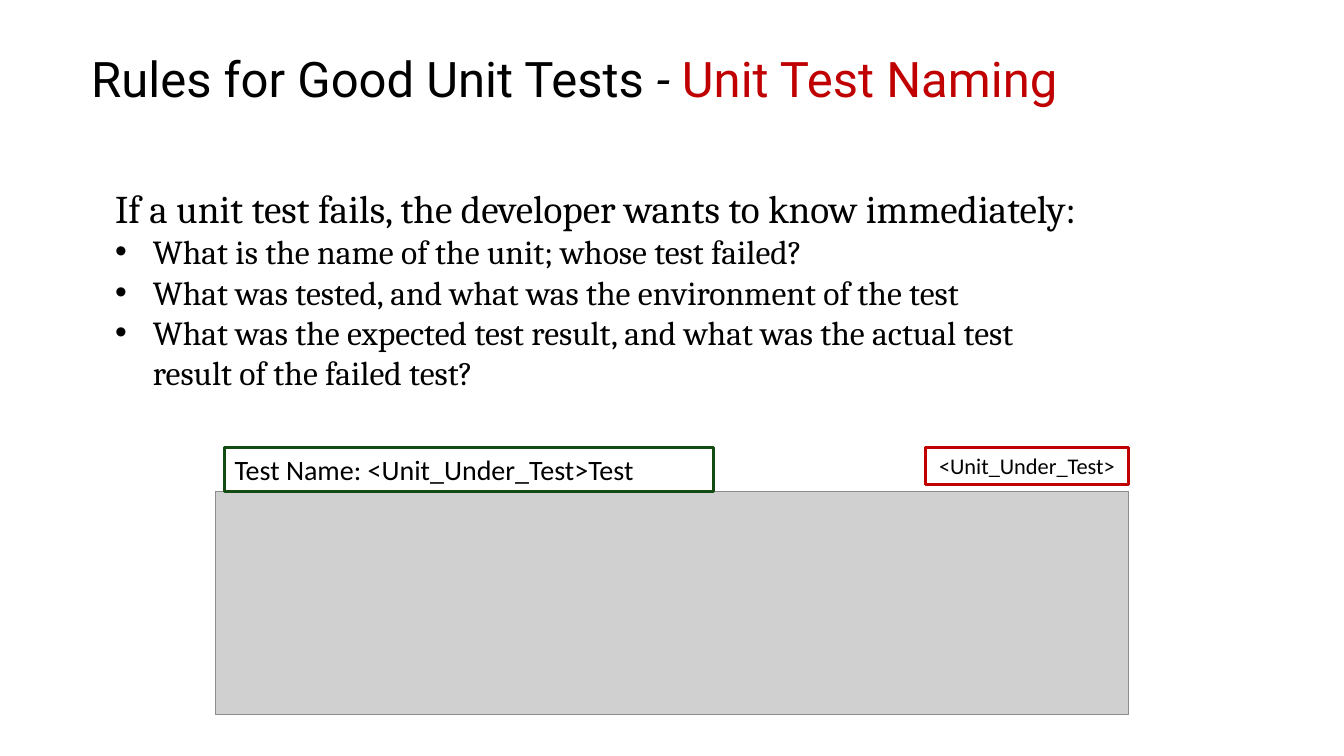
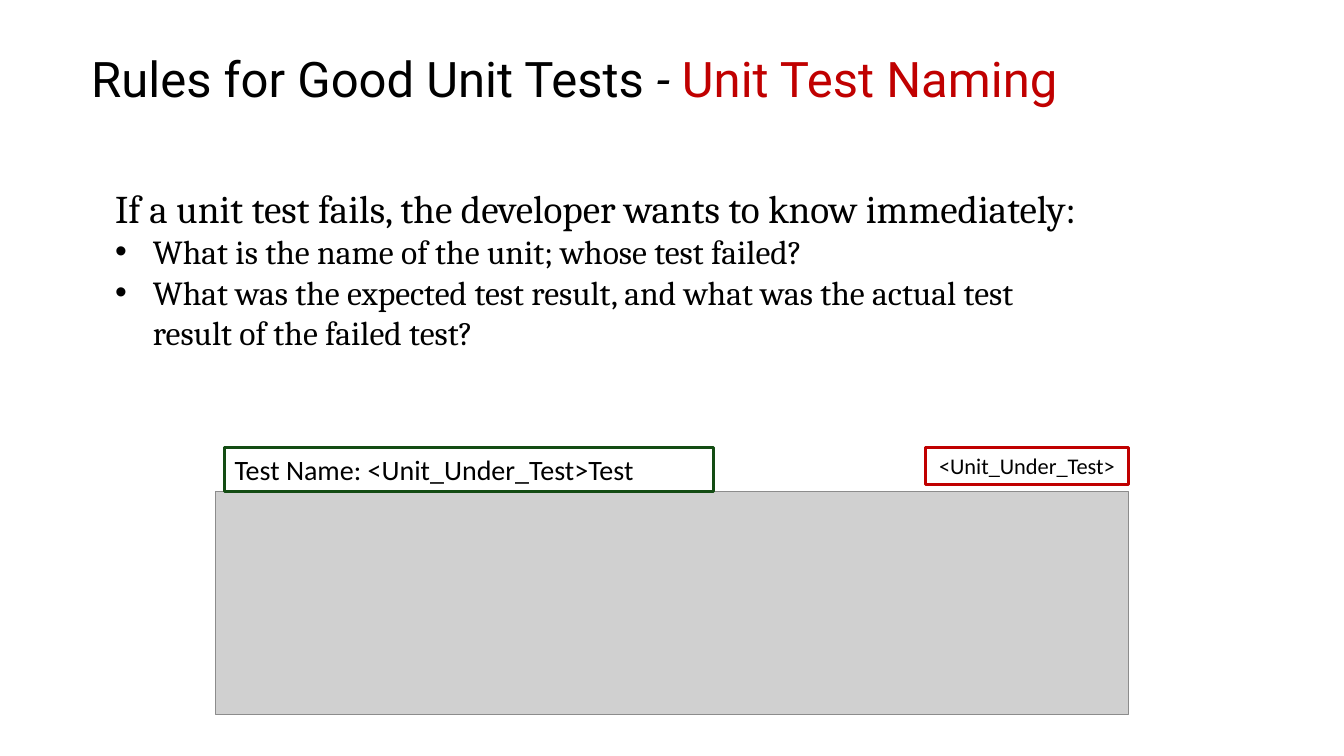
Before and after one commit to johnxu21/johnxu21.github.io, a slide deck: slide 11 of teaching/CS472/Timetable/Testing-2033-fall.pptx (slide 10 before the commit). Drawn at 1344x756 pixels with LibreOffice and Linux fonts; fonts in the diff are those of the drawing; grey boxes stand for pictures. Boxes give left, top, right and bottom in pixels: in the first picture for what was removed or moved away, otherwise in the second. Text is boxed around its words. In the diff, an @@ line names an element or a change of style, - is before the commit and + after.

```diff
--- a/teaching/CS472/Timetable/Testing-2033-fall.pptx
+++ b/teaching/CS472/Timetable/Testing-2033-fall.pptx
@@ text at (153, 281, 959, 310): paragraph removed @@
-• What was tested, and what was the environment of the test
```
Also in this commit, not shown: 10 other slides changed, 1 slide added, 1 slide removed, 3 other files.
